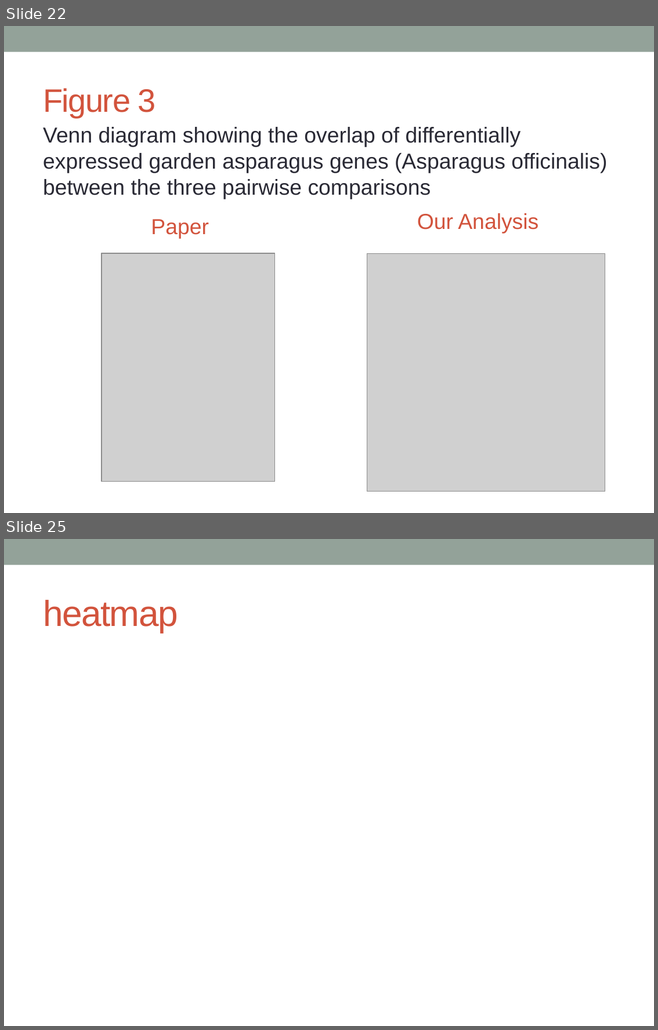
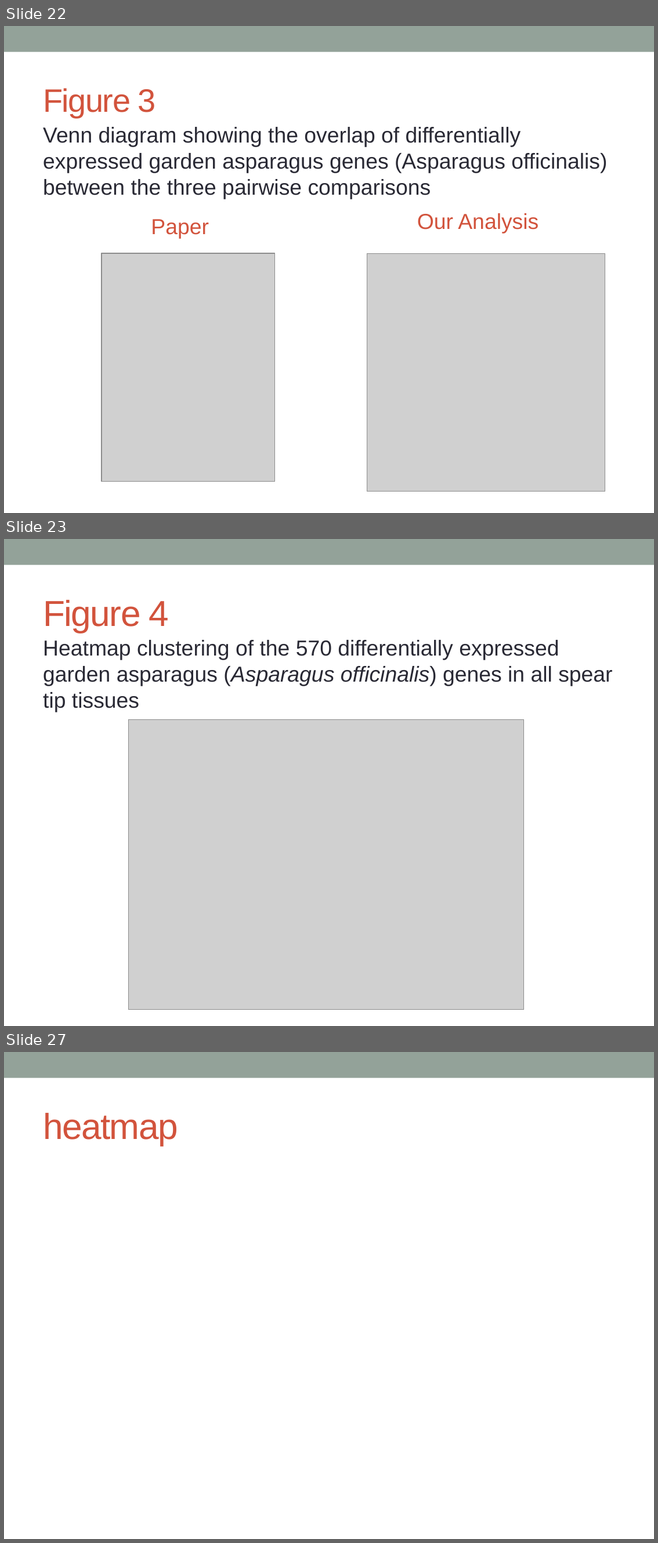
Before and after one commit to katholan/BCB546X-Spring2017_Valerin_final_project, a slide deck: asparagus.pptx. Shown one above the other, each under a label of ours: slides 22 and 25 before the commit, slides 22, 23 and 27 after it; the slides between them are not shown. The pictures are 658x1030 and 658x1543 pixels, drawn with LibreOffice and Linux fonts; fonts in the diff are those of the drawing; grey boxes stand for pictures. Boxes give left, top, right and bottom in pixels: in the first picture for what was removed or moved away, otherwise in the second. Text is boxed around its words. In the diff, an @@ line names an element or a change of style, - is before the commit and + after.

Commit message:
editing powerpoint

```diff
--- a/asparagus.pptx
+++ b/asparagus.pptx
@@ slide 23 added at (4,539,654,1026), background #FFFFFF; not listed: 1 template element that a slide beside it also shows @@
@@ title added at (43,600,169,633), 40 pt, text #D2533C @@
+Figure 4
@@ text added at (43,640,612,712), 24 pt, text #292934 @@
+Heatmap clustering of the 570 differentially expressed garden asparagus (Asparagus officinalis) genes in all spear tip tissues
@@ picture added at (129,720,524,1010) @@
@@ what was slide 25 is now slide 27 @@
```
Also in this commit, not shown: 1 slide changed, 2 other slides added, 1 slide removed.
